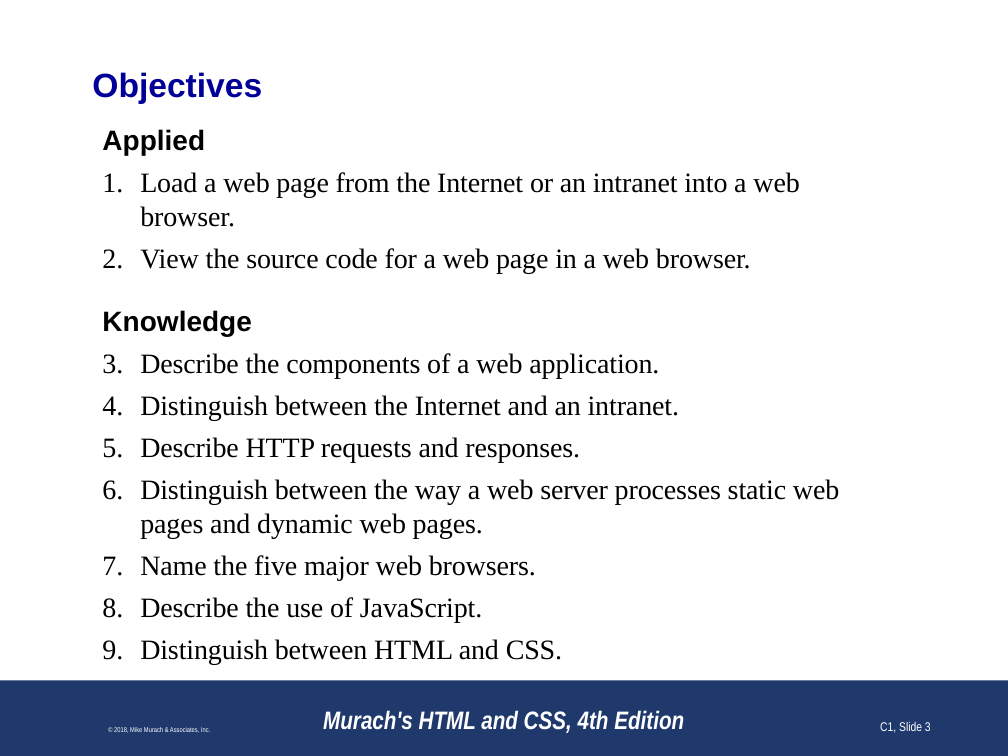
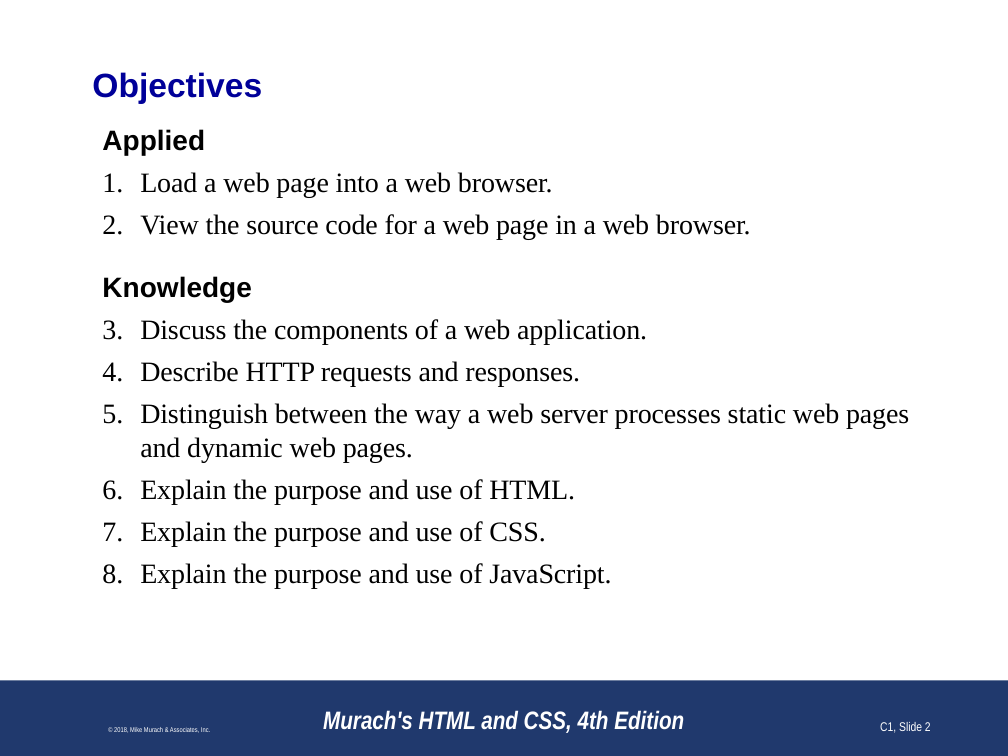
Before and after one commit to paulsmithkc/awd1000_base_lab_and_homework, a slide deck: slide 2 of murach_html_4e/slides/Chapter 1 slides (Revised).pptx (slide 3 before the commit). Drawn at 1008x756 pixels with LibreOffice and Linux fonts; fonts in the diff are those of the drawing; background and template pictures are left out. Boxes give left, top, right and bottom in pixels: in the first picture for what was removed or moved away, otherwise in the second. Text is boxed around its words. In the diff, an @@ line names an element or a change of style, - is before the commit and + after.

```diff
--- a/murach_html_4e/slides/Chapter 1 slides (Revised).pptx
+++ b/murach_html_4e/slides/Chapter 1 slides (Revised).pptx
@@ text at bbox=[140, 172, 553, 198]: text changed @@
-1. Load a web page from the Internet or an intranet into a web browser.
+1. Load a web page into a web browser.
@@ text at bbox=[140, 319, 647, 345]: text changed @@
-1. Describe the components of a web application.
-2. Distinguish between the Internet and an intranet.
+1. Discuss the components of a web application.
@@ text at bbox=[140, 479, 611, 589]: text changed @@
-5. Name the five major web browsers.
-6. Describe the use of JavaScript.
-7. Distinguish between HTML and CSS.
+4. Explain the purpose and use of HTML.
+5. Explain the purpose and use of CSS.
+6. Explain the purpose and use of JavaScript.
```
Also in this commit, not shown: 21 other slides changed.
